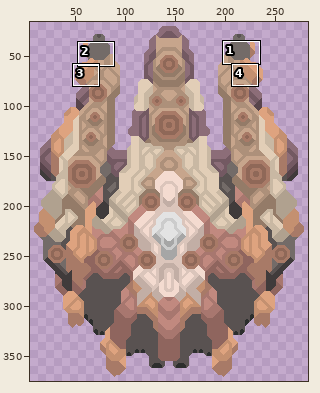
Sprite sheet, stored at assets/sprites/units/onslaught.png. Above: a wide view before the commit, with the close-up outlined.
Close-up. As it was:
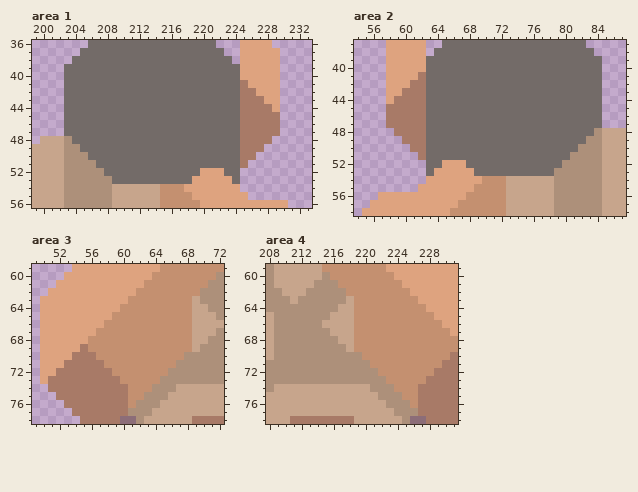
The file is 288x384 pixels. Colours within 5 levels of each other are drawn and written as one. Shown: area 1: x 199..233, y 36..56; area 2: x 54..87, y 37..58; area 3: x 49..72, y 59..78; area 4: x 208..231, y 59..78. The wide view leaves out empty margins. The commit also changed other parts of the picture, which this record leaves out.
After:
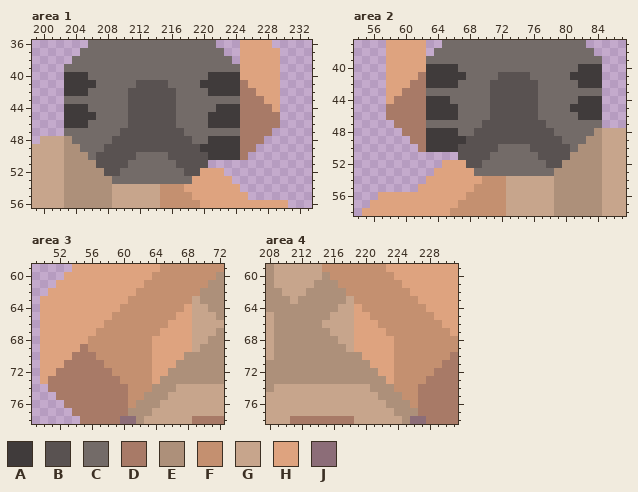
Palette (. is transparent): A #403b3b  B #595251  C #736b68  D #a87a67  E #ad907a  F #c49070  G #c7a58c  H #dea37f  J #8c6d78
The exact change:
--- area 1
@@ x 199..233 @@
 39 ....CCCCCCCCCCCCCCCCCCCCCCHHHHH....
-40 ....CCCCCCCCCCCCCCCCCCCCCCHHHHH....
-41 ....CCCCCCCCCCCCCCCCCCCCCCDHHHH....
-42 ....CCCCCCCCCCCCCCCCCCCCCCDDHHH....
-43 ....CCCCCCCCCCCCCCCCCCCCCCDDDHH....
-44 ....CCCCCCCCCCCCCCCCCCCCCCDDDDH....
-45 ....CCCCCCCCCCCCCCCCCCCCCCDDDDD....
-46 ....CCCCCCCCCCCCCCCCCCCCCCDDDDD....
-47 ....CCCCCCCCCCCCCCCCCCCCCCDDDDD....
-48 .GGGECCCCCCCCCCCCCCCCCCCCCDDDD.....
-49 GGGGEECCCCCCCCCCCCCCCCCCCCDDD......
-50 GGGGEEECCCCCCCCCCCCCCCCCCCDD.......
-51 GGGGEEEECCCCCCCCCCCCCCCCCCD........
-52 GGGGEEEEECCCCCCCCCCCCHHHCC.........
-53 GGGGEEEEEECCCCCCCCCCHHHHHC.........
+40 ....AAACCCCCCCCCCCCCCCAAAAHHHHH....
+41 ....AAAACCCCCBBBBCCCCAAAAADHHHH....
+42 ....AAACCCCCBBBBBBCCCCAAAADDHHH....
+43 ....CCCCCCCCBBBBBBCCCCCCCCDDDHH....
+44 ....AAACCCCCBBBBBBCCCCCAAADDDDH....
+45 ....AAAACCCCBBBBBBCCCCAAAADDDDD....
+46 ....AAACCCCCBBBBBBCCCCAAAADDDDD....
+47 ....CCCCCCCBBBBBBBBCCCCCCCDDDD.....
+48 .GGGECCCCCBBBBBBBBBBCCAAAADDD......
+49 GGGGEECCCBBBBBBBBBBBBAAAAADD.......
+50 GGGGEEECBBBBBCCCCBBBBBAAAAD........
+51 GGGGEEEEBBBBCCCCCCBBBB.............
+52 GGGGEEEEEBBCCCCCCCCBBHHH...........
+53 GGGGEEEEEECCCCCCCCCCHHHHH..........
 54 GGGGEEEEEEGGGGGGFFFHHHHHHH.........
--- area 2
@@ x 54..87 @@
 39 ....HHHHHCCCCCCCCCCCCCCCCCCCCCC...
-40 ....HHHHHCCCCCCCCCCCCCCCCCCCCCC...
-41 ....HHHHDCCCCCCCCCCCCCCCCCCCCCC...
-42 ....HHHDDCCCCCCCCCCCCCCCCCCCCCC...
-43 ....HHDDDCCCCCCCCCCCCCCCCCCCCCC...
-44 ....HDDDDCCCCCCCCCCCCCCCCCCCCCC...
-45 ....DDDDDCCCCCCCCCCCCCCCCCCCCCC...
-46 ....DDDDDCCCCCCCCCCCCCCCCCCCCCC...
-47 ....DDDDDCCCCCCCCCCCCCCCCCCCCCC...
-48 .....DDDDCCCCCCCCCCCCCCCCCCCCCEGGG
-49 ......DDDCCCCCCCCCCCCCCCCCCCCEEGGG
-50 .......DDCCCCCCCCCCCCCCCCCCCEEEGGG
-51 ........DCCCCCCCCCCCCCCCCCCEEEEGGG
-52 .........CCHHHCCCCCCCCCCCCEEEEEGGG
-53 .........CHHHHHCCCCCCCCCCEEEEEEGGG
+40 ....HHHHHAAAACCCCCCCCCCCCCCCAAA...
+41 ....HHHHDAAAAACCCCBBBBCCCCCAAAA...
+42 ....HHHDDAAAACCCCBBBBBBCCCCCAAA...
+43 ....HHDDDCCCCCCCCBBBBBBCCCCCCCC...
+44 ....HDDDDAAACCCCCBBBBBBCCCCCAAA...
+45 ....DDDDDAAAACCCCBBBBBBCCCCAAAA...
+46 ....DDDDDAAAACCCCBBBBBBCCCCCAAA...
+47 .....DDDDCCCCCCCBBBBBBBBCCCCCCC...
+48 ......DDDAAAACCBBBBBBBBBBCCCCCEGGG
+49 .......DDAAAAABBBBBBBBBBBBCCCEEGGG
+50 ........DAAAABBBBBCCCCBBBBBCEEEGGG
+51 .............BBBBCCCCCCBBBBEEEEGGG
+52 ...........HHHBBCCCCCCCCBBEEEEEGGG
+53 ..........HHHHHCCCCCCCCCCEEEEEEGGG
 54 .........HHHHHHHFFFGGGGGGEEEEEEGGG
--- area 3
@@ x 62..70 @@
 63 FFFFFFFGE
-64 FFFFFFFGG
-65 FFFFFFFGG
-66 FFFFFFFGG
-67 FFFFFFFGG
-68 FFFFFFFGG
-69 FFFFFFFGE
-70 FFFFFFEEE
-71 FFFFFEEEE
-72 FFFFEEEEE
-73 FFFEEEEEE
+64 FFFFFFHGG
+65 FFFFFHHGG
+66 FFFFHHHGG
+67 FFFHHHHGG
+68 FFHHHHHGG
+69 FFHHHHHGE
+70 FFHHHHEEE
+71 FFHHHEEEE
+72 FFHHEEEEE
+73 FFHEEEEEE
 74 FFEEEGGGG
--- area 4
@@ x 217..225 @@
 63 EGFFFFFFF
-64 GGFFFFFFF
-65 GGFFFFFFF
-66 GGFFFFFFF
-67 GGFFFFFFF
-68 GGFFFFFFF
-69 EGFFFFFFF
-70 EEEFFFFFF
-71 EEEEFFFFF
-72 EEEEEFFFF
-73 EEEEEEFFF
+64 GGHFFFFFF
+65 GGHHFFFFF
+66 GGHHHFFFF
+67 GGHHHHFFF
+68 GGHHHHHFF
+69 EGHHHHHFF
+70 EEEHHHHFF
+71 EEEEHHHFF
+72 EEEEEHHFF
+73 EEEEEEHFF
 74 GGGGEEEFF
Boxes around the changes in both close-ups, in picture pixels (x1, y1, x2, y2):
changed: (64, 72, 280, 184)
changed: (386, 64, 602, 176)
changed: (152, 304, 192, 384)
changed: (354, 304, 394, 384)
